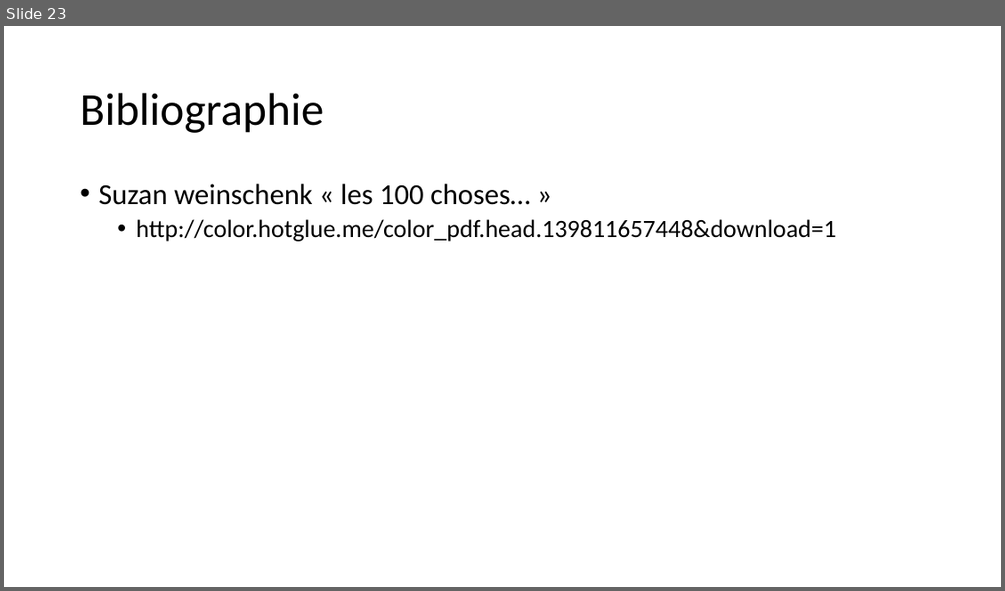
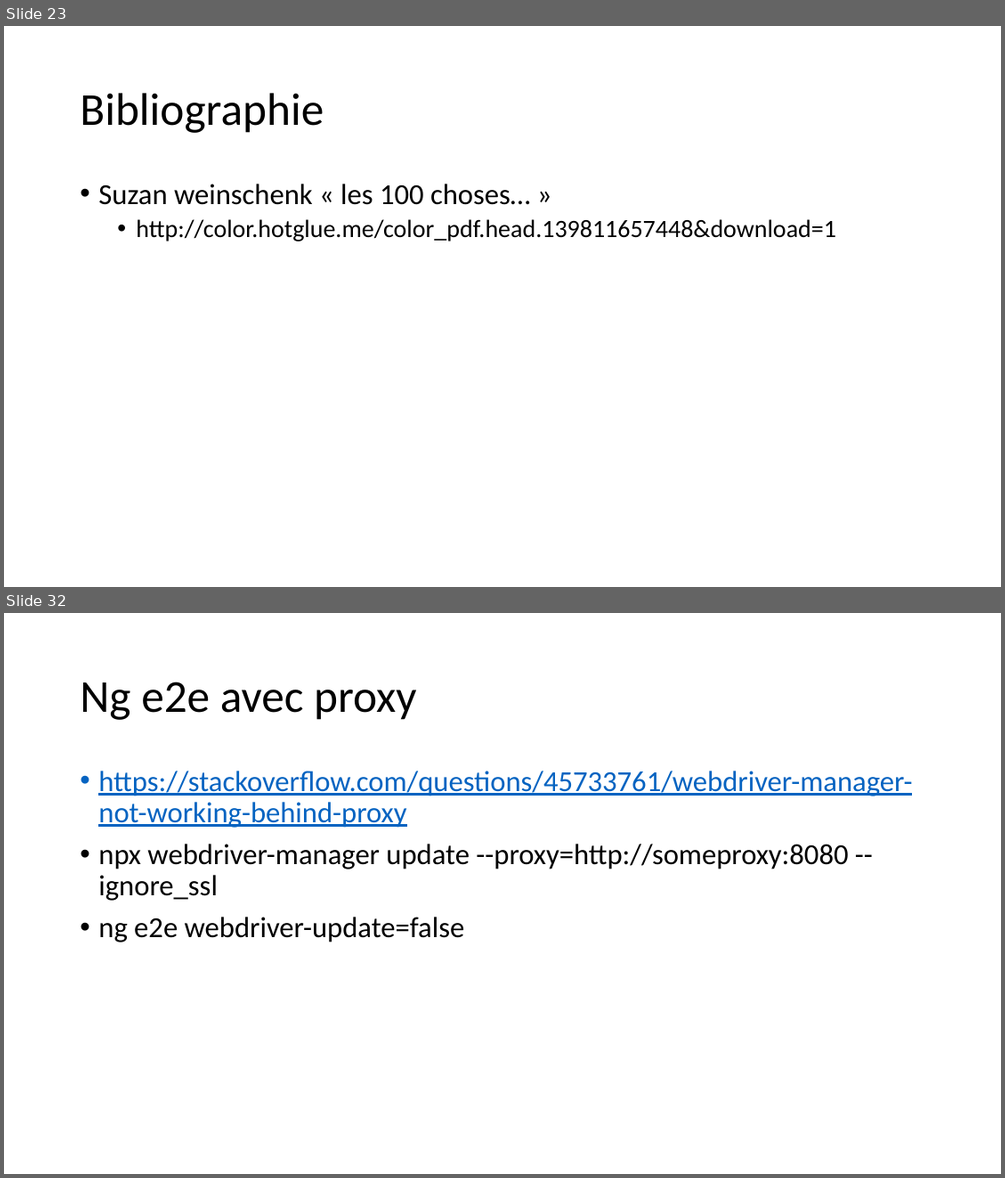
Before and after one commit to jlg-formation/fancv1-mars-21, a slide deck: notes.pptx. Shown one above the other, each under a label of ours: slide 23 before the commit, slides 23 and 32 after it; the slides between them are not shown. The pictures are 1005x591 and 1005x1178 pixels, drawn with LibreOffice and Linux fonts; fonts in the diff are those of the drawing. Boxes give left, top, right and bottom in pixels: in the first picture for what was removed or moved away, otherwise in the second. Text is boxed around its words. In the diff, an @@ line names an element or a change of style, - is before the commit and + after.

```diff
--- a/notes.pptx
+++ b/notes.pptx
@@ slide 32 added at box(4, 613, 1001, 1174), background #FFFFFF @@
@@ title added at box(80, 682, 417, 720), 44 pt, text #000000 @@
+Ng e2e avec proxy
@@ text added at box(98, 771, 912, 942), 28 pt, text #000000 @@
+• https://stackoverflow.com/questions/45733761/webdriver-manager-not-working-behind-proxy
+• npx webdriver-manager update --proxy=http://someproxy:8080 --ignore_ssl
+• ng e2e webdriver-update=false
```
Also in this commit, not shown: 2 slides changed, 8 other slides added.
